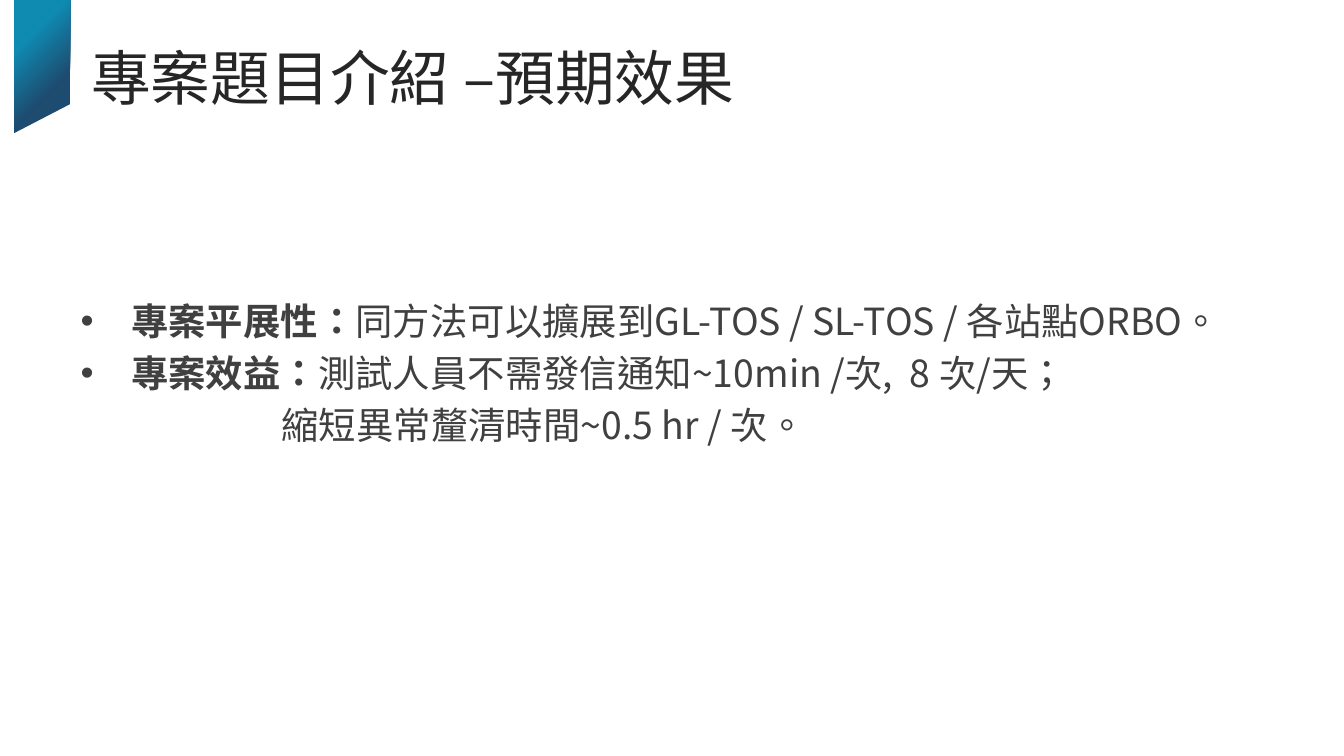
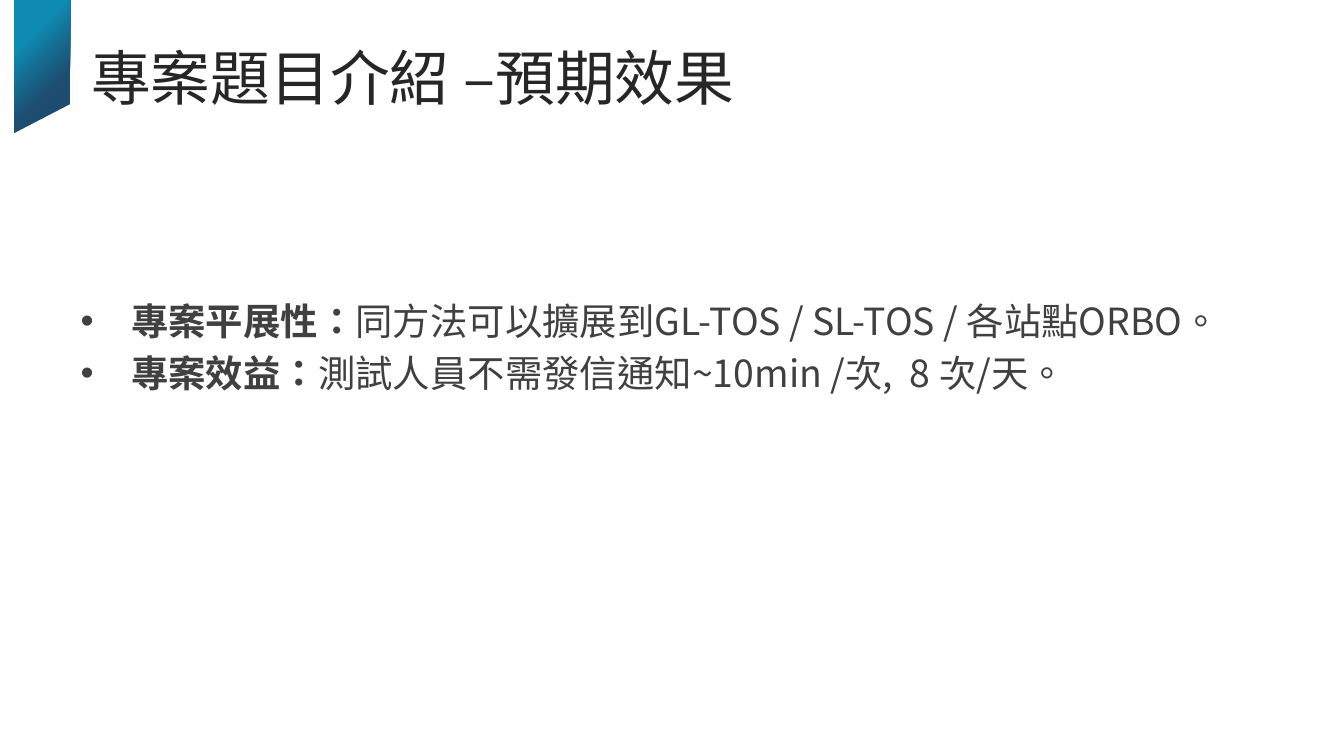
Before and after one commit to JoyLiii/temp, a slide deck: slide 6 of 學以致用_tarmap判讀與預警.pptx. Drawn at 1344x756 pixels with LibreOffice and Linux fonts; fonts in the diff are those of the drawing; background and template pictures are left out. Boxes give left, top, right and bottom in pixels: in the first picture for what was removed or moved away, otherwise in the second. Text is boxed around its words. In the diff, an @@ line names an element or a change of style, - is before the commit and + after.

```diff
--- a/學以致用_tarmap判讀與預警.pptx
+++ b/學以致用_tarmap判讀與預警.pptx
@@ text at [131, 355, 1066, 394]: text changed @@
-• 專案效益：測試人員不需發信通知~10min /次, 8 次/天；
-縮短異常釐清時間~0.5 hr / 次。
+• 專案效益：測試人員不需發信通知~10min /次, 8 次/天。
```
Also in this commit, not shown: 6 other slides changed, 6 slides added, 6 slides removed.
